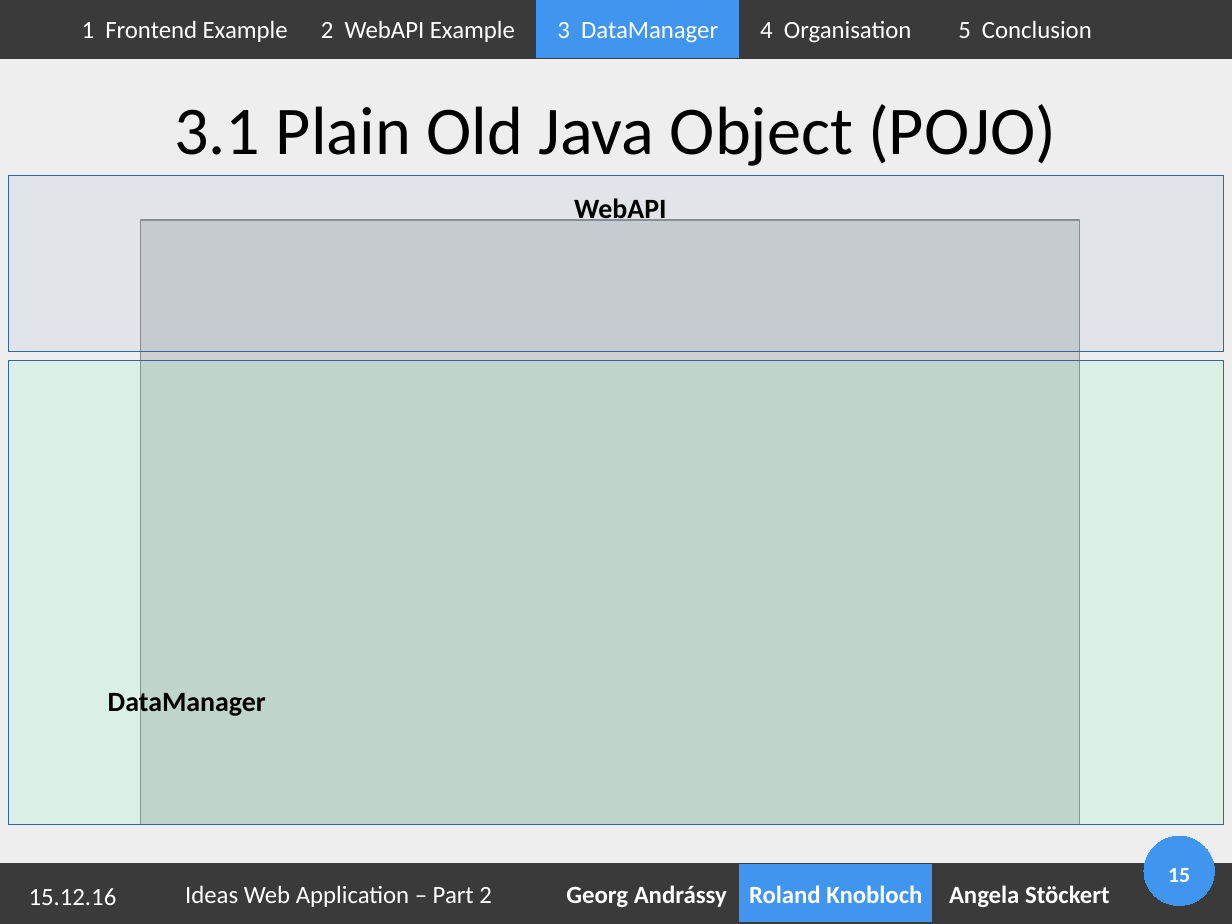
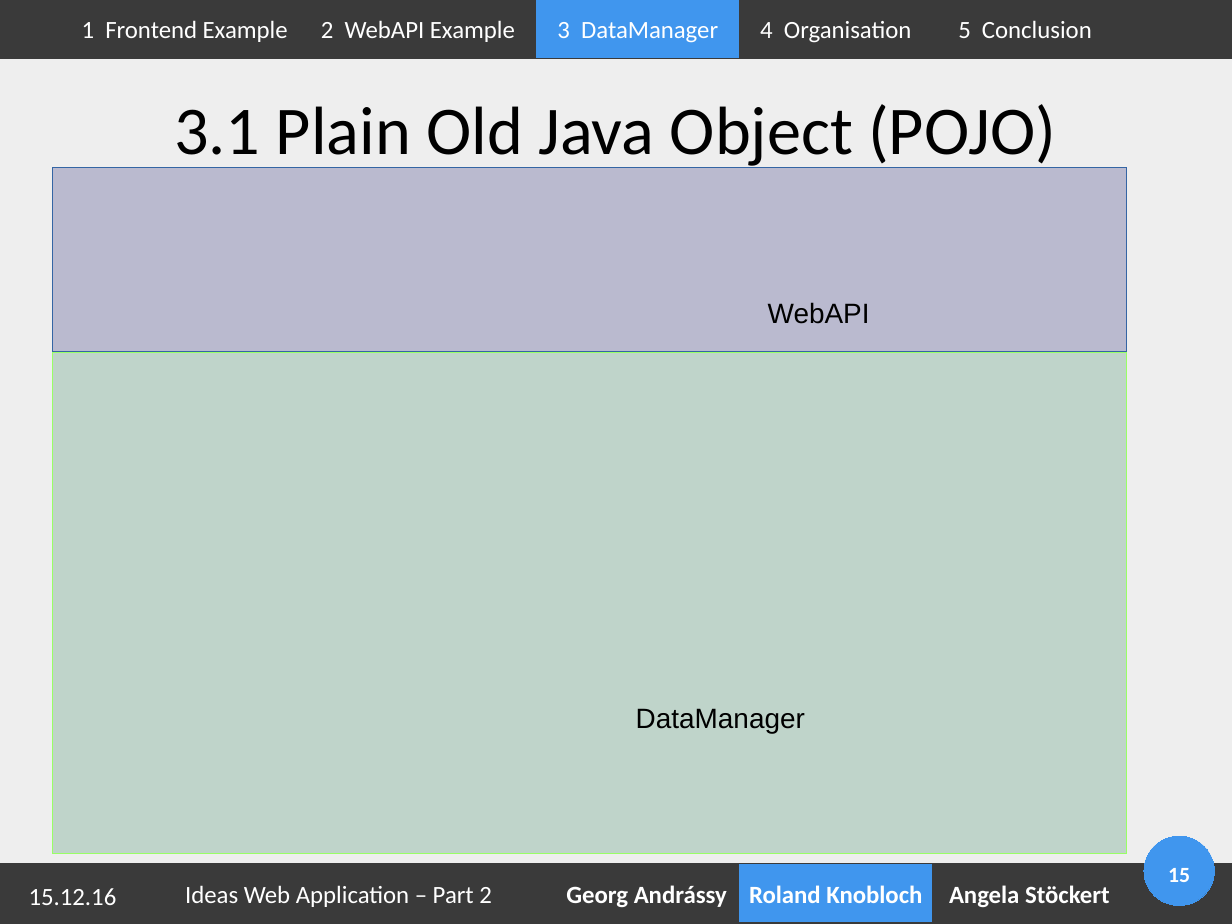
Before and after one commit to Geopras/IdeaWatcher, a slide deck: slide 15 of presentation/part2.odp. Drawn at 1232x924 pixels with LibreOffice and Linux fonts; fonts in the diff are those of the drawing; grey boxes stand for pictures; background and template pictures are left out. Boxes give left, top, right and bottom in pixels: in the first picture for what was removed or moved away, otherwise in the second. Text is boxed around its words. In the diff, an @@ line names an element or a change of style, - is before the commit and + after.

```diff
--- a/presentation/part2.odp
+++ b/presentation/part2.odp
@@ picture: place and size @@
-picture at (141,220,1080,825)
+picture at (53,168,1127,854)
@@ rectangle: place and size @@
-rectangle at (9,176,1224,351)
+rectangle at (53,168,1127,352)
@@ rectangle at (53,168,1127,352): fill #729FCF at 10% opacity to #0000CC at 10% opacity @@
@@ text "WebAPI": place and size @@
-text "WebAPI" at (574,198,667,221)
+text "WebAPI" at (768,302,870,324)
@@ text "WebAPI" at (768,302,870,324): font Calibri to Arial, bold off @@
@@ rectangle: place and size @@
-rectangle at (9,361,1224,825)
+rectangle at (53,352,1127,854)
@@ rectangle at (53,352,1127,854): outline #3465A4 0 pt to #99FF66 0 pt @@
@@ text "DataManager" at (636,708,805,733): font Calibri to Arial, bold off @@
@@ text "DataManager": place and size @@
-text "DataManager" at (108,687,266,717)
+text "DataManager" at (636,708,805,733)
```
Also in this commit, not shown: 1 other slide changed, 2 slides added, 3 other files.
